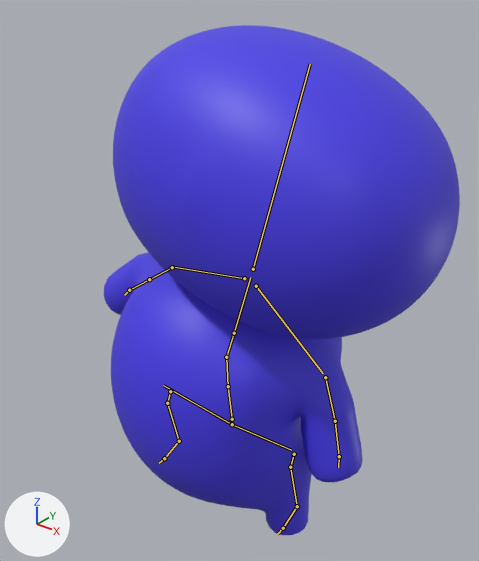
Two versions of the Blender file 3D_Game/char.blend, one commit apart.
Rendered twice from a camera (50 mm lens) standing at (2.55, -3.05, 3.76) and looking at (0.02, 0.11, 1.81). The lights are fixed; the arrows at lower left show +X, +Y and +Z. Both versions are drawn at frame 30 of the action 'Idle_loop'; the numbers are the values there. The bones that bend it are drawn over the model as lines.

Objects in the first picture: 'Player-col'.
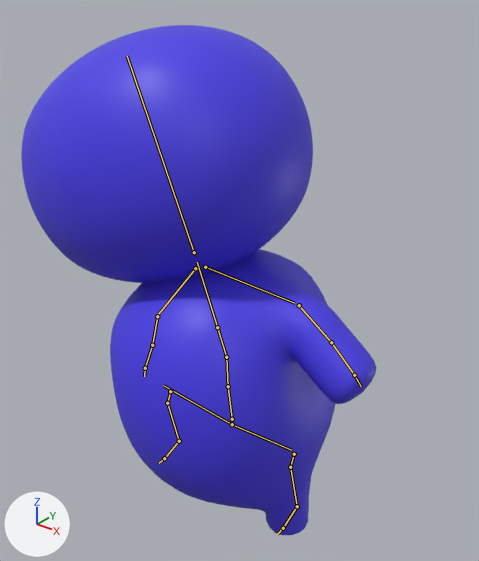
Pixel boxes [x1, y1, x2, y2] of what changed, in the pictures (479 x 561 px):
```json
{"object": "Player-col", "change": "posed", "before": [104, 25, 460, 535], "after": [21, 25, 377, 535]}
{"bone": "spine.002", "before": "(226, 357) to (234, 333)", "after": "(226, 357) to (217, 327)"}
```

The change, as JSON lines over the scene's bpy script:
```json
{"block": "bone_spine_002", "where": "bone_spine_002 = bpy.data.objects['metarig'].pose.bones['spine.002']  # child of 'spine.001'"}
{"op": "set", "path": "bone_spine_002.rotation_quaternion", "old": "(0.989, 0.0, 0.003, -0.142)", "new": "(0.981, 0.0, -0.005, 0.191)", "note": "degrees (0, 0, -16) -> degrees (0, -1, 22)"}
```
